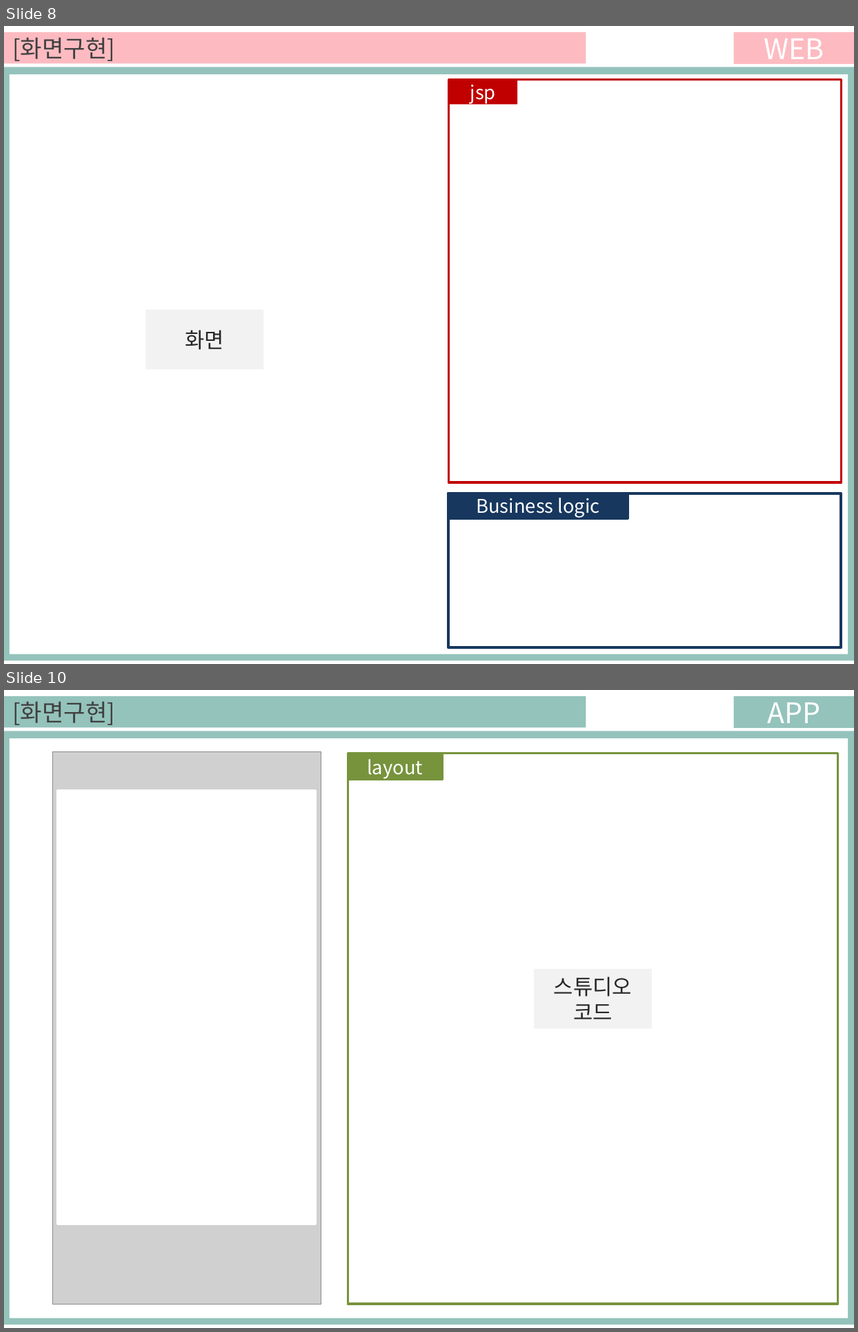
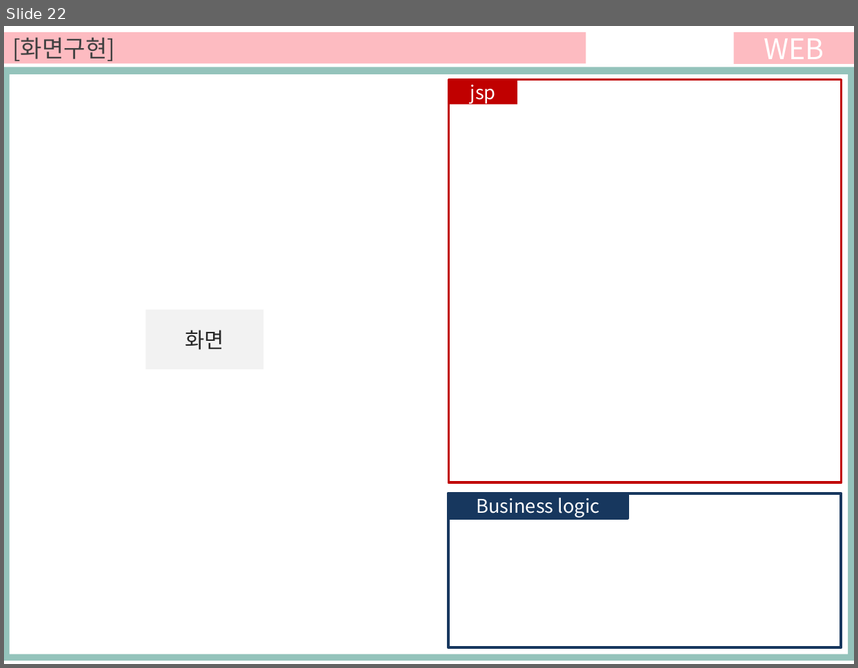
Before and after one commit to ezenteam03/project06, a slide deck: WebContent/jhk/0608 전현규.pptx. Shown one above the other, each under a label of ours: slides 8 and 10 before the commit, slide 22 after it; the slides between them are not shown. The pictures are 858x1332 and 858x668 pixels, drawn with LibreOffice and Linux fonts; fonts in the diff are those of the drawing; grey boxes stand for pictures. Boxes give left, top, right and bottom in pixels: in the first picture for what was removed or moved away, otherwise in the second. Text is boxed around its words. In the diff, an @@ line names an element or a change of style, - is before the commit and + after.

```diff
--- a/WebContent/jhk/0608 전현규.pptx
+++ b/WebContent/jhk/0608 전현규.pptx
@@ slide 10 removed at [4, 690, 854, 1328], background #FFFFFF @@
@@ rectangle removed at [4, 696, 586, 727] @@
-[화면구현]
@@ rectangle removed at [734, 696, 854, 727] @@
-APP
@@ rectangle removed at [4, 731, 854, 1324] @@
@@ rectangle removed at [9, 738, 847, 1317] @@
@@ picture removed at [52, 751, 320, 1303] @@
@@ rectangle removed at [348, 753, 839, 1303] @@
@@ rectangle removed at [348, 755, 443, 779] @@
-layout
@@ rectangle removed at [58, 790, 316, 1224] @@
@@ rectangle removed at [534, 969, 652, 1028] @@
-스튜디오
-코드
@@ what was slide 8 is now slide 22 @@
```
Also in this commit, not shown: 14 slides added, 1 other slide removed.
